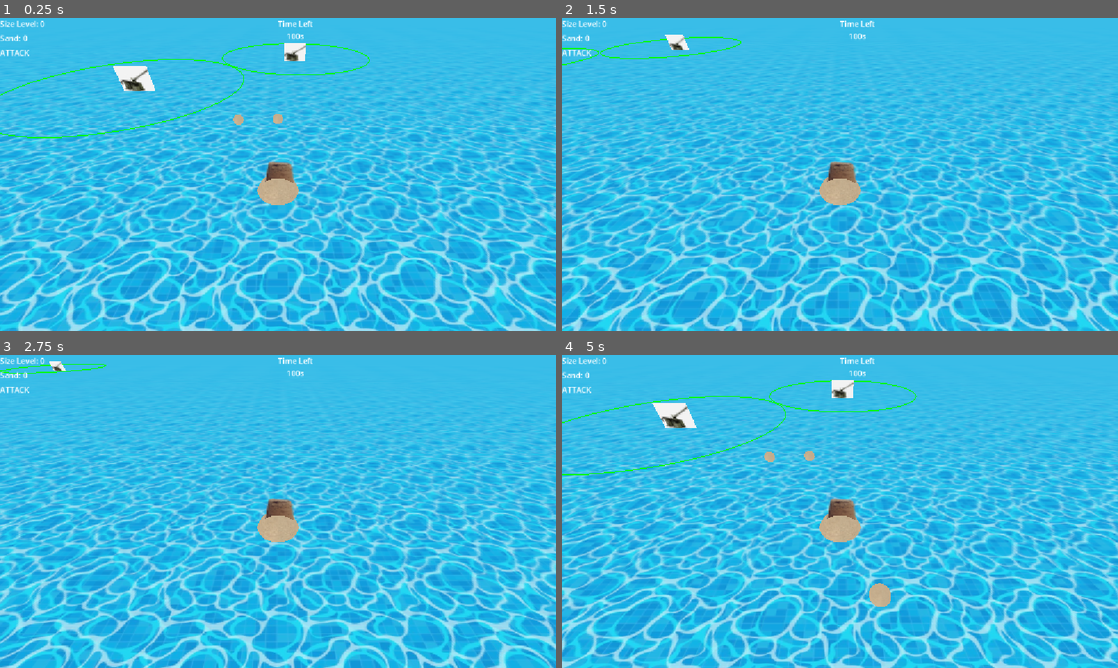
Above: before the commit, frames 1-4 (two rows, left to right).
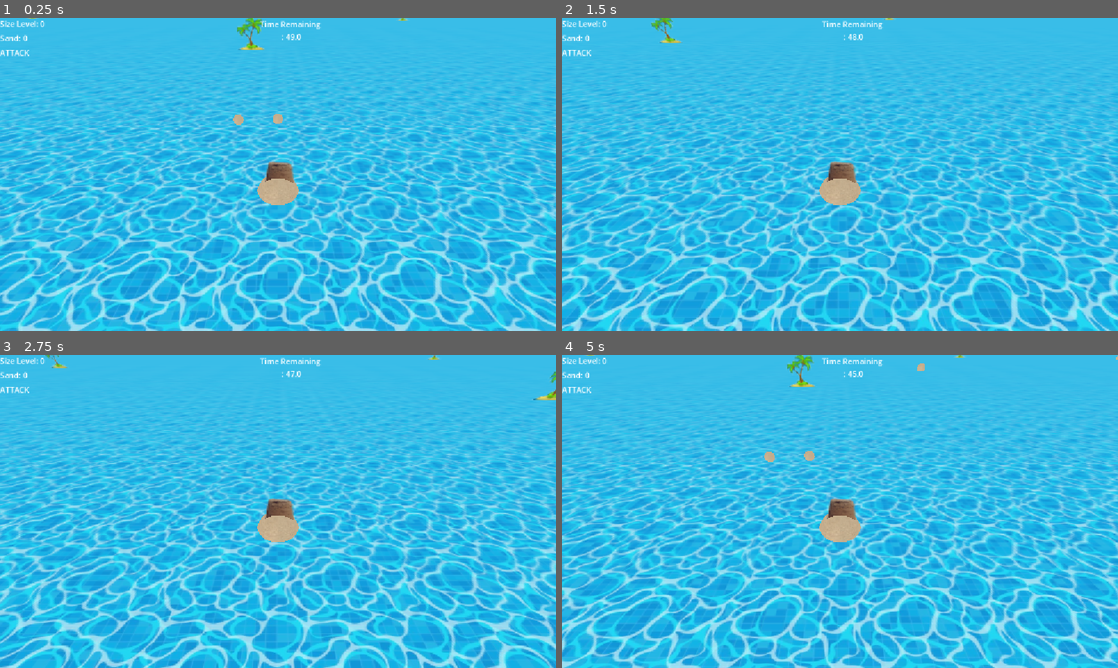
Above: after the commit, the same moments.

Repository: EssithAbertay/islands-game-jam
Game: Godot game, scene res://Scenes/enviroment.tscn
Same seed, same stepped clock (60 frames per second), same inputs: the game is played once before the commit and once after it.
Inputs (mouse positions are in pixels of both pictures, inside the frame that each line leads up to):
- Up to frame 1 (0.25 s): no input
- Up to frame 2 (1.5 s): tap Space (space, bound only after the commit) at 0.5, 0.8, 1.25, 1.35 s; move the mouse to (962, 158) at 0.52 s; press the mouse at (962, 158) at 0.53 s; hold D (move_right) 0.53-1.28 s; move the mouse to (728, 190) at 1.27 s; release the mouse at (728, 190) at 1.28 s; hold S (move_back) from 1.28 s (still down)
- Up to frame 3 (2.75 s): click (166, 527) at 1.55 s; tap Space (space, bound only after the commit) at 2, 2.3 s; move the mouse to (333, 442) at 2.02 s; release S (move_back) at 2.03 s; press the mouse at (333, 442) at 2.03 s; hold D (move_right) from 2.03 s (still down)
- Up to frame 4 (5 s): tap Space (space, bound only after the commit) at 2.75, 2.85, 3.5, 3.8, 4.25, 4.35 s; move the mouse to (812, 574) at 2.77 s; release D (move_right) at 2.78 s; release the mouse at (812, 574) at 2.78 s; hold W (move_forward) 2.78-3.53 s; click (812, 574) at 3.05 s; move the mouse to (1006, 558) at 3.52 s; press the mouse at (1006, 558) at 3.53 s; hold A (move_left) from 3.53 s (still down); move the mouse to (673, 464) at 4.27 s; release the mouse at (673, 464) at 4.28 s; click (673, 464) at 4.55 s

The runs differ from the first frame. In frame 1, 1.6% of the frame differs, in the area x 0-74%, y 0-39%; in frame 2, 0.7%; in frame 3, 0.5%; in frame 4, 1.8%, in the area x 0-100%, y 0-81%.

Commit message:
added studf

Diff:
--- /dev/null
+++ b/Assets/red.tres
@@ -0,0 +1,4 @@
+[gd_resource type="StandardMaterial3D" format=3 uid="uid://bw2m1jg45241p"]
+
+[resource]
+albedo_color = Color(1, 0, 0, 1)
--- /dev/null
+++ b/Scenes/HUD/Popup.tscn
@@ -0,0 +1,20 @@
+[gd_scene format=3 uid="uid://td3csq38aygk"]
+
+[node name="Popup" type="Control" unique_id=2047506876]
+layout_mode = 3
+anchors_preset = 7
+anchor_left = 0.5
+anchor_top = 1.0
+anchor_right = 0.5
+anchor_bottom = 1.0
+grow_horizontal = 2
+grow_vertical = 0
+
+[node name="Label" type="Label" parent="." unique_id=1055747093]
+layout_mode = 0
+offset_left = -103.0
+offset_top = -103.0
+offset_right = 104.0
+offset_bottom = -80.0
+text = "Press Space To Start Wave!"
+horizontal_alignment = 2
--- a/Scenes/HUD/Time.tscn
+++ b/Scenes/HUD/Time.tscn
@@ -9,8 +9,10 @@
 
 [node name="Label" type="Label" parent="." unique_id=1055747093]
 layout_mode = 0
-offset_right = 40.0
-offset_bottom = 23.0
+offset_left = -37.0
+offset_top = 1.0
+offset_right = 36.0
+offset_bottom = 50.0
 text = "Time Left
 100s"
 horizontal_alignment = 1
--- a/Scenes/enemy/enemy_boat.tscn
+++ b/Scenes/enemy/enemy_boat.tscn
@@ -1,12 +1,13 @@
 [gd_scene format=3 uid="uid://dqw3udxe25oaf"]
 
 [ext_resource type="Script" uid="uid://chu51fgdf1ras" path="res://Scripts/boat_s.gd" id="1_8fsh6"]
-[ext_resource type="Texture2D" uid="uid://bjv4ar8a17enc" path="res://Assets/enemy_boat.png" id="1_fg1bx"]
+[ext_resource type="PackedScene" uid="uid://bv34nloxwxi3u" path="res://Assets/Bote.fbx" id="2_8fsh6"]
 
 [sub_resource type="SphereShape3D" id="SphereShape3D_07vgb"]
-radius = 2.5579734
+radius = 4.38035
 
 [node name="EnemyBoat" type="CharacterBody3D" unique_id=2047224162 groups=["enemy"]]
+transform = Transform3D(0.35, 0, 0, 0, 0.35, 0, 0, 0, 0.35, 0, 0, 0)
 collision_layer = 4
 collision_mask = 4
 script = ExtResource("1_8fsh6")
@@ -14,11 +15,9 @@
 maxHealth = 40
 flashDamageTime = 0.1
 
-[node name="Sprite3D" type="Sprite3D" parent="." unique_id=655860053]
-render_priority = 2
-texture = ExtResource("1_fg1bx")
-
 [node name="CollisionShape3D" type="CollisionShape3D" parent="." unique_id=1511283663]
 shape = SubResource("SphereShape3D_07vgb")
 
 [node name="NavigationAgent3D" type="NavigationAgent3D" parent="." unique_id=620745887]
+
+[node name="Bote" parent="." unique_id=1709197713 instance=ExtResource("2_8fsh6")]
--- a/Scenes/enviroment.tscn
+++ b/Scenes/enviroment.tscn
@@ -2,7 +2,6 @@
 
 [ext_resource type="PackedScene" uid="uid://ciqk8xjnpanov" path="res://Scenes/enemy/enemy_island.tscn" id="1_ks4c7"]
 [ext_resource type="Texture2D" uid="uid://cpe7rh3n6xupp" path="res://Assets/ocean.jpg" id="2_ubiir"]
-[ext_resource type="PackedScene" uid="uid://dqnt87eqnh8k0" path="res://Scenes/player/turret.tscn" id="3_ks4c7"]
 [ext_resource type="PackedScene" uid="uid://c1de3immp74h5" path="res://Scenes/points_pickup.tscn" id="4_0evto"]
 [ext_resource type="PackedScene" uid="uid://2f53fjy8td6r" path="res://Scenes/hole_player.tscn" id="4_rw8p7"]
 [ext_resource type="Texture2D" uid="uid://b3rlxkufk4e27" path="res://Assets/water4.jpg" id="5_4k8vw"]
@@ -12,6 +11,7 @@
 [ext_resource type="PackedScene" uid="uid://1v4fucmha5kc" path="res://Scenes/HUD/Level.tscn" id="8_ydcye"]
 [ext_resource type="Script" uid="uid://bktqrfgabgqch" path="res://Scripts/island_manager_s.gd" id="9_fnrag"]
 [ext_resource type="PackedScene" uid="uid://jkf6y1djqkwm" path="res://Scenes/HUD/Time.tscn" id="9_mnko7"]
+[ext_resource type="PackedScene" uid="uid://td3csq38aygk" path="res://Scenes/HUD/Popup.tscn" id="10_d66yy"]
 [ext_resource type="Shader" uid="uid://bupxg588w5lrl" path="res://Shaders/customsky.tres" id="12_d66yy"]
 
 [sub_resource type="StandardMaterial3D" id="StandardMaterial3D_m81p3"]
@@ -53,17 +53,12 @@
 [node name="PointsPickup" parent="." unique_id=2086534983 instance=ExtResource("4_0evto")]
 transform = Transform3D(1, 0, 0, 0, 1, 0, 0, 0, 1, 0, 0, -10.927)
 
-[node name="Turret" parent="." unique_id=1518263802 instance=ExtResource("3_ks4c7")]
-transform = Transform3D(1, 0, 0, 0, 1, 0, 0, 0, 1, -19.892529, 0, -22.273716)
-
-[node name="Turret2" parent="." unique_id=18098996 instance=ExtResource("3_ks4c7")]
-transform = Transform3D(1, 0, 0, 0, 1, 0, 0, 0, 1, 3.5852032, 0, -41.377182)
-
 [node name="HolePlayer" parent="." unique_id=391892986 instance=ExtResource("4_rw8p7")]
 transform = Transform3D(1, 0, 0, 0, 1, 0, 0, 0, 1, 0.017916441, -4.7683716e-07, -2.058532)
 attackModeTimer = 50
 
 [node name="PickupManager" parent="." unique_id=600735694 instance=ExtResource("5_rw8p7")]
+timerMax = 1.0
 
 [node name="Sprite3D" type="Sprite3D" parent="." unique_id=678178117]
 transform = Transform3D(20.615, 0, 0, 0, -9.0111024e-07, 20.615, 0, -20.615, -9.0111024e-07, 0, -1, 0)
@@ -105,6 +100,11 @@
 offset_left = 556.0
 offset_right = 556.0
 
+[node name="Popup" parent="CanvasLayer/Control" unique_id=917695254 instance=ExtResource("10_d66yy")]
+layout_mode = 1
+offset_left = 556.0
+offset_right = 556.0
+
 [node name="IslandManager" type="Node" parent="." unique_id=228367396]
 script = ExtResource("9_fnrag")
 islandScene = ExtResource("1_ks4c7")
--- a/Scenes/hole_player.tscn
+++ b/Scenes/hole_player.tscn
@@ -19,6 +19,7 @@
 collision_layer = 3
 script = ExtResource("1_bfwi4")
 turret = ExtResource("2_aa4id")
+turret_cost = 30
 
 [node name="CollisionShape3D2" type="CollisionShape3D" parent="." unique_id=1460211735]
 transform = Transform3D(2.375, 0, 0, 0, 2.375, 0, 0, 0, 2.375, 0, 0, 0)
--- a/Scenes/player/turret.tscn
+++ b/Scenes/player/turret.tscn
@@ -9,6 +9,7 @@
 [node name="Turret" type="Node3D" unique_id=1518263802]
 script = ExtResource("1_wbe0e")
 damage = 20
+fireCd = 0.3
 fireRadius = 15
 
 [node name="Sprite3D" type="Sprite3D" parent="." unique_id=163992799]
--- a/Scripts/boat_s.gd
+++ b/Scripts/boat_s.gd
@@ -15,5 +15,10 @@
 	# move towards point
 	var direction: Vector3
 	direction =  target - global_position
+
+	if direction.length() > 0.001:
+		look_at(target, Vector3.UP)
+		rotate_y(PI)
+
 	position += ((direction.normalized()) * speed * delta)
 	pass
--- a/Scripts/enemy.gd
+++ b/Scripts/enemy.gd
@@ -10,6 +10,9 @@
 @export var flashDamageTime = 0.2
 var flashDamageTimeRemaining = 0
 @export var value = 7
+const RED = preload("uid://bw2m1jg45241p")
+var original_material
+@onready var bote: MeshInstance3D = $Bote/Plane
 
 func takeDamage(damage: int) -> void:
 	currentHealth -= damage
@@ -24,7 +27,10 @@
 
 # Called when the node enters the scene tree for the first time.
 func _ready() -> void:
-	sprite3d = get_node("Sprite3D")
+	print($Bote.get_children())
+	original_material = bote.get_active_material(0)
+
+	sprite3d = get_node("Bote")
 	currentHealth = maxHealth
 	print(currentHealth)
 	pass
@@ -32,9 +38,8 @@
 # Called every frame. 'delta' is the elapsed time since the previous frame.
 func _process(delta: float) -> void:
 	if(flashDamage):
-		print("flashDamage")
-		sprite3d.modulate = Color(1,0,0)
+		bote.set_surface_override_material(0,RED)
 		flashDamageTimeRemaining += delta
 		if(flashDamageTimeRemaining >= flashDamageTime):
 			flashDamage = false
-			sprite3d.modulate = Color(1,1,1)
+			bote.set_surface_override_material(0, original_material)
--- a/Scripts/gamestate.gd
+++ b/Scripts/gamestate.gd
@@ -1,7 +1,7 @@
 extends Node
 
 var player_score: int = 0
-enum Mode {ATTACK, DEFEND}
+enum Mode {ATTACK, DEFEND, SETUP}
 var mode: Mode = Mode.ATTACK
 var swapping_mode: bool = false
 var current_stage: int = 0
@@ -10,10 +10,9 @@
 func _ready() -> void:
 	pass # Replace with function body.
 
-
 # Called every frame. 'delta' is the elapsed time since the previous frame.
 func _process(delta: float) -> void:
 	pass
 
 func getRandomSpawnLocation() -> Vector3:
-	return  Vector3(randf_range(-10.0, 10.0), 0, randf_range(-10, 10))
+	return  Vector3(randf_range(-294.0,294.0), 0, randf_range(-191, 191))
--- a/Scripts/hole_player_s.gd
+++ b/Scripts/hole_player_s.gd
@@ -28,28 +28,40 @@
 @onready var mode_r: Control = $"../CanvasLayer/Control/VBoxContainer/Mode"
 @onready var sand_r: Control = $"../CanvasLayer/Control/VBoxContainer/Sand"
 @onready var time_r: Control = $"../CanvasLayer/Control/Time"
+@onready var popup_r: Control = $"../CanvasLayer/Control/Popup"
 
 @onready var cam = $Camera3D
 @onready var ocean: Sprite3D = $"../Sprite3D"
 
+@export var turretCostScaling: float = 1.1
+
 func _input(event: InputEvent) -> void:
-	if event.is_action_pressed("left_mouse") and mode == Mode.DEFEND:
-		print("Tryna build turret")
-		if(GameState.player_score >= turret_cost):
-			GameState.player_score -= turret_cost
-			var mouse_pos = event.position
-			print(mouse_pos)
-			var camera3d = $Camera3D
-			var from = camera3d.project_ray_origin(mouse_pos)
-			var to = from + camera3d.project_ray_normal(mouse_pos) * 1000
-			var query = PhysicsRayQueryParameters3D.create(from, to)
-			query.collision_mask = 1
-			var result = get_world_3d().direct_space_state.intersect_ray(query)
+	if(GameState.mode == GameState.Mode.DEFEND):
+		if event.is_action_pressed("left_mouse"):
+			print("Tryna build turret")
+			if(GameState.player_score >= turret_cost):
+				GameState.player_score -= turret_cost
 
-			if result:
-				var turret_instance = turret.instantiate()
-				turret_instance.position = Vector3(result.position.x,0,result.position.z)
-				get_parent().add_child(turret_instance)
+				turret_cost *= turretCostScaling
+
+				var mouse_pos = event.position
+				print(mouse_pos)
+				var camera3d = $Camera3D
+				var from = camera3d.project_ray_origin(mouse_pos)
+				var to = from + camera3d.project_ray_normal(mouse_pos) * 1000
+				var query = PhysicsRayQueryParameters3D.create(from, to)
+				query.collision_mask = 1
+				var result = get_world_3d().direct_space_state.intersect_ray(query)
+
+
+				if result:
+					var turret_instance = turret.instantiate()
+					turret_instance.position = Vector3(result.position.x,0,result.position.z)
+					get_parent().add_child(turret_instance)
+	elif(GameState.mode == GameState.Mode.SETUP):
+		if(Input.is_action_pressed("space")):
+			GameState.state = GameState.Mode.DEFEND
+
 
 func _process(delta):
 	# scaling
@@ -64,15 +76,16 @@
 
 	  	# swapping
 
-	if(mode == Mode.ATTACK):
+	if(GameState.mode == GameState.Mode.ATTACK):
 		attackModeTimerRemaining += delta
 
 		if (attackModeTimerRemaining >= attackModeTimer):
-			mode = Mode.DEFEND
+			GameState.mode = GameState.Mode.SETUP
 			attackModeTimerRemaining = attackModeTimer
 			cam.position.y *=2
+			popup_r.get_node("Label").text = "Press Space To Start Wave!"
 
-	elif (mode == Mode.DEFEND):
+	elif (GameState.mode == GameState.Mode.DEFEND):
 		pass
 
 	updateGameState()
@@ -104,8 +117,14 @@
 
 func _physics_process(delta):
 
-	if(mode == Mode.ATTACK):
+	if(GameState.mode == GameState.Mode.ATTACK):
 		var direction = Vector3.ZERO
+
+
+		print((ocean.global_position.x + ((ocean.texture.get_width()/2) * ocean.scale.x))*ocean.pixel_size-15)
+		print((ocean.global_position.x - ((ocean.texture.get_width()/2) * ocean.scale.x))*ocean.pixel_size+15)
+		print((ocean.global_position.z + ((ocean.texture.get_height()/2) * ocean.scale.z))*ocean.pixel_size-15)
+		print((ocean.global_position.z -((ocean.texture.get_height()/2) * ocean.scale.z))*ocean.pixel_size+15)
 
 		if Input.is_action_pressed("move_right") and position.x < (ocean.global_position.x + ((ocean.texture.get_width()/2) * ocean.scale.x))*ocean.pixel_size-15:
 			position.x += 1
@@ -117,7 +136,7 @@
 			position.z -= 1
 		move_and_slide()
 
-	elif(mode == Mode.DEFEND):
+	elif(GameState.mode == GameState.Mode.DEFEND):
 
 		if Input.is_action_pressed("move_right") and position.x < (ocean.global_position.x + ((ocean.texture.get_width()/2) * ocean.scale.x))*ocean.pixel_size-15:
 			cam.position.x += 1
@@ -130,10 +149,9 @@
 
 
 func updateGameState():
-	GameState.mode = int(mode)
 	GameState.current_stage = current_stage
 
 	level_r.get_node("Label").text = "Size Level: "+str(current_stage)
 	sand_r.get_node("Label").text = "Sand: " + str(GameState.player_score)
-	mode_r.get_node("Label").text = "ATTACK" if mode==Mode.ATTACK else "DEFENCE"
-	# time_r.get_node("Label").text = "Time Remaining \n: " + str(floor(attackModeTimer - attackModeTimerRemaining))
+	mode_r.get_node("Label").text = "ATTACK" if GameState.mode == GameState.Mode.ATTACK else "DEFENCE"  if GameState.mode == GameState.Mode.DEFEND else "SETUP"
+	time_r.get_node("Label").text = "Time Remaining \n: " + str(floor(attackModeTimer - attackModeTimerRemaining))
--- a/Scripts/island_manager_s.gd
+++ b/Scripts/island_manager_s.gd
@@ -2,25 +2,15 @@
 
 @export var islandScene: PackedScene
 
-@export var islandSpawnCD: int = 10
-var islandSpawnCdRemaining: float = 0
+@export var islandNumbers: int = 20
 
 # Called when the node enters the scene tree for the first time.
 func _ready() -> void:
-	pass # Replace with function body.
-
-# Called every frame. 'delta' is the elapsed time since the previous frame.
-func _process(delta: float) -> void:
-	islandSpawnCdRemaining += delta
-
-	if(islandSpawnCdRemaining >= islandSpawnCD):
-		islandSpawnCdRemaining = 0
+	for n in islandNumbers:
 		spawnIsland()
-
 
 func spawnIsland():
 	var islandSceneInstance = islandScene.instantiate()
 	islandSceneInstance.position = GameState.getRandomSpawnLocation()
-
+	islandSceneInstance.position.y +=2
 	add_child(islandSceneInstance)
-	pass
--- a/Scripts/island_s.gd
+++ b/Scripts/island_s.gd
@@ -11,13 +11,13 @@
 
 # Called every frame. 'delta' is the elapsed time since the previous frame.
 func _process(delta: float) -> void:
-	enemy_spawn_cd += delta
-	if(enemy_spawn_cd >= enemy_spawn_rate):
-		enemy_spawn_cd = 0
 
-		var boat_instance = boat.instantiate()
-		boat_instance.global_position.y = 0
-		add_child(boat_instance)
+	# only spawn enemies when in defence mode
+	if(GameState.mode == GameState.Mode.DEFEND):
+		enemy_spawn_cd += delta
+		if(enemy_spawn_cd >= enemy_spawn_rate):
+			enemy_spawn_cd = 0
 
-
-	pass
+			var boat_instance = boat.instantiate()
+			add_child(boat_instance)
+			boat_instance.global_position.y = -1
--- a/Scripts/pickup_manager_s.gd
+++ b/Scripts/pickup_manager_s.gd
@@ -1,7 +1,10 @@
 extends Node
 
 var pickup = preload("res://Scenes/points_pickup.tscn")
-var timerMax: float = 3
+@export var timerMax: float = 3
+@export var maxToSpawn: int = 2
+@export var minToSpawn: int = 2
+
 var timer: float = 0
 var spawnLocation: Vector3 = Vector3(0,0,0)
 var spawnSize: float = 1
@@ -18,14 +21,17 @@
 	timer += delta
 	if (timer >= timerMax):
 		timer = 0
-		spawnPickup()
+
+		var spawning = randi_range(minToSpawn,maxToSpawn)
+		for n in spawning:
+			spawnPickup()
 
 
 func spawnPickup():
 	var new_pickup = pickup.instantiate()
+	add_child(new_pickup)
 	spawnLocation = GameState.getRandomSpawnLocation()
 	spawnSize = floor(randf_range(1, 5.0))
 	new_pickup.global_position = spawnLocation
 	new_pickup.scale = Vector3(spawnSize, spawnSize, spawnSize)
 	new_pickup.point_value = spawnSize;
-	add_child(new_pickup)
--- /dev/null
+++ b/Shaders/sky_mat.tres
@@ -0,0 +1,3 @@
+[gd_resource type="ShaderMaterial" format=3 uid="uid://lr5puyo67uqa"]
+
+[resource]
--- a/project.godot
+++ b/project.godot
@@ -60,6 +60,11 @@
 "events": [Object(InputEventMouseButton,"resource_local_to_scene":false,"resource_name":"","device":-1,"window_id":0,"a …(257 unchanged characters)…
 ]
 }
+space={
+"deadzone": 0.2,
+"events": [Object(InputEventKey,"resource_local_to_scene":false,"resource_name":"","device":-1,"window_id":0,"alt_pressed":false,"shift_pressed":false,"ctrl_pressed":false,"meta_pressed":false,"pressed":false,"keycode":0,"physical_keycode":32,"key_label":0,"unicode":32,"location":0,"echo":false,"script":null)
+]
+}
 
 [layer_names]
 
Binary file added: Assets/Bote.fbx
Not shown, added: Assets/Bote.fbx.import
